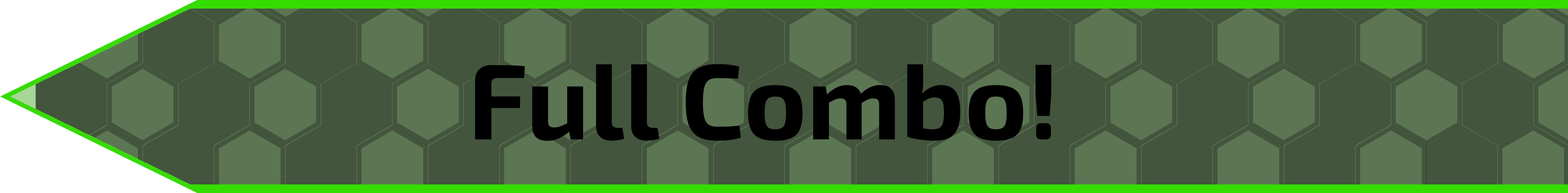
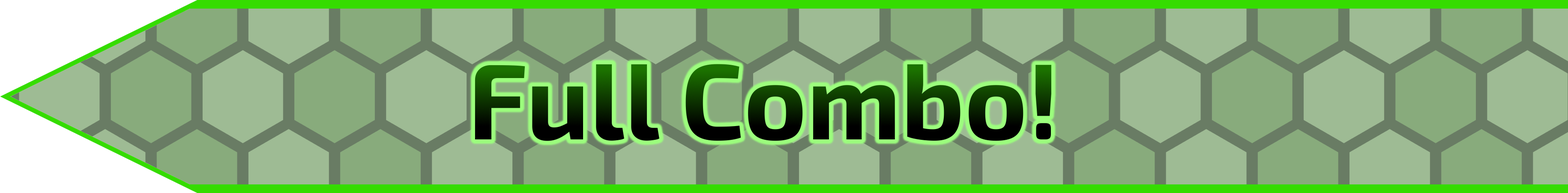
Before/after of a 1568x193 layered artwork. What changed in the layer stack:
painted on "Full Combo!" over [474,63,1052,141]
added layer "Glow" above "HexPattern" over [468,57,1059,148]
"HexPattern": opacity 100% → 60%, painted on it over [11,8,1568,185]
